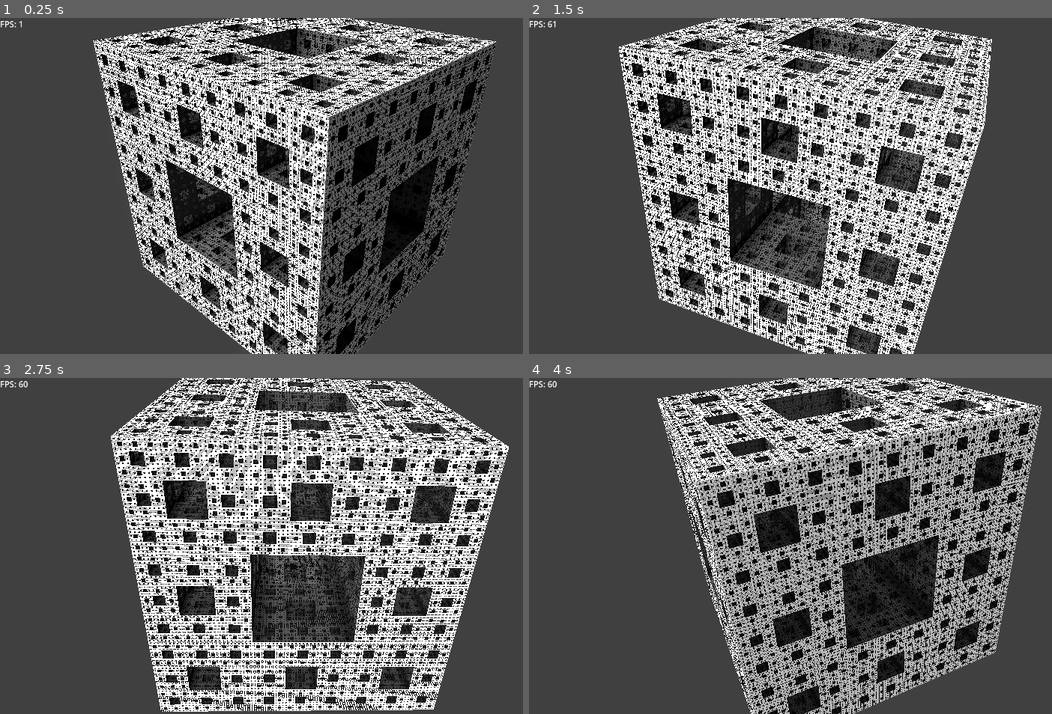
Above: before the commit, frames 1-4 (two rows, left to right).
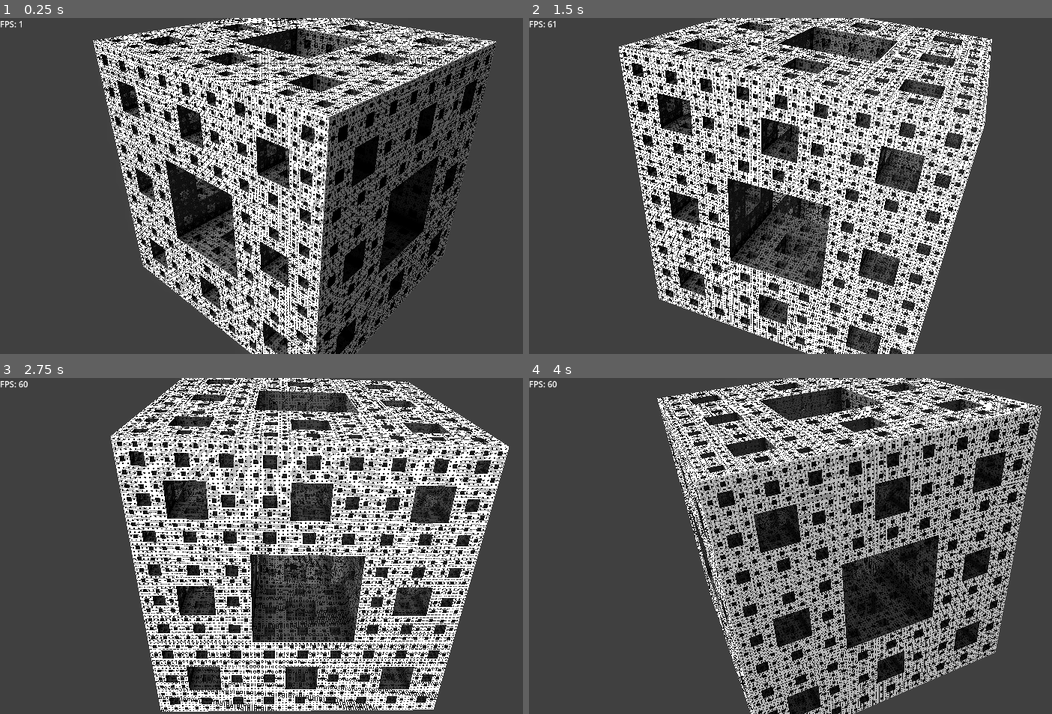
Above: after the commit, the same moments.

Repository: NormallyNormal/Marchless-Menger-Sponge
Game: Godot game, scene res://main.tscn
Two runs of this game, one before a commit and one after it. Both use one fixed random seed, a clock stepped at 60 frames per second and the inputs below.
Inputs:
- Up to frame 1 (0.25 s): no input
- Up to frame 2 (1.5 s): no input
- Up to frame 3 (2.75 s): no input
- Up to frame 4 (4 s): no input

The runs differ from the first frame. In frame 1, less than 0.1% of the frame differs, in the area x 20-91%, y 0-99%; in frame 2, 0.2%; in frame 3, 0.4%, in the area x 22-96%, y 1-95%; in frame 4, 0.1%.

Commit message:
Fixed the FINAL bug where deep interiors had incorrect geometry on large holes

Diff:
--- a/menger_sponge.gdshader
+++ b/menger_sponge.gdshader
@@ -1,5 +1,4 @@
 shader_type spatial;
-render_mode cull_disabled;
 
 uniform int hole_iterations : hint_range(1, 6) = 5;
 uniform int cut_iterations : hint_range(1, 4) = 2;
@@ -76,55 +75,56 @@
 		return vec3(0.0);
 	}
 
+	if (abs(hit.y - 1.0) < eps) {
+		face_id = 4;
+		face_uv = vec2((hit.x + 1.0) / 2.0, (-hit.z) / depth);
+		return vec3(0.0, 1.0, 0.0);
+	}
+
+	if (abs(hit.y + 1.0) < eps) {
+		face_id = 3;
+		face_uv = vec2((hit.x + 1.0) / 2.0, (-hit.z) / depth);
+		return vec3(0.0, -1.0, 0.0);
+	}
+
+	if (abs(hit.x + 1.0) < eps) {
+		face_id = 2;
+		face_uv = vec2((-hit.z) / depth, (hit.y + 1.0) / 2.0);
+		return vec3(1.0, 0.0, 0.0);
+	}
+
 	if (abs(hit.x - 1.0) < eps) {
 		face_id = 1;
 		face_uv = vec2((-hit.z) / depth, (hit.y + 1.0) / 2.0);
 		return vec3(-1.0, 0.0, 0.0);
 	}
 
-	if (abs(hit.x + 1.0) < eps) {
-		face_id = 2;
-		face_uv = vec2((-hit.z) / depth, (hit.y + 1.0) / 2.0);
-		return vec3(1.0, 0.0, 0.0);
-	}
-
-	if (abs(hit.y - 1.0) < eps) {
-		face_id = 4;
-		face_uv = vec2((hit.x + 1.0) / 2.0, (-hit.z) / depth);
-		return vec3(0.0, 1.0, 0.0);
-	}
-
-	if (abs(hit.y + 1.0) < eps) {
-		face_id = 3;
-		face_uv = vec2((hit.x + 1.0) / 2.0, (-hit.z) / depth);
-		return vec3(0.0, -1.0, 0.0);
-	}
-
 	return vec3(0.0, 0.0, 1.0);
 }
 
 float calculate_ao(vec2 face_uv, float z_depth, vec2 hole_uv, int face_id) {
-	float ao = 1.0;
-	float adjacent_edge = 0.0;
-
-	if (face_id == 2 || face_id == 1) {
-		adjacent_edge = min(face_uv.y, 1.0 - face_uv.y);
-		ao *= smoothstep(0.0, 0.25, adjacent_edge);
-	}
-	if (face_id == 3 || face_id == 4) {
-		adjacent_edge = min(face_uv.x, 1.0 - face_uv.x);
-		ao *= smoothstep(0.0, 0.25, adjacent_edge);
-	}
-
-	ao *= mix(1.0, 0.7, z_depth);
-
-	return ao;
+    if (face_uv.x < 0.0 || face_uv.x > 1.0 || face_uv.y < 0.0 || face_uv.y > 1.0) {
+        return 1.0;
+    }
+
+    float ao = 1.0;
+    float adjacent_edge = 0.0;
+
+    if (face_id == 2 || face_id == 1) {
+        adjacent_edge = min(face_uv.y, 1.0 - face_uv.y);
+        ao *= smoothstep(0.0, 0.25, adjacent_edge);
+    }
+    if (face_id == 3 || face_id == 4) {
+        adjacent_edge = min(face_uv.x, 1.0 - face_uv.x);
+        ao *= smoothstep(0.0, 0.25, adjacent_edge);
+    }
+
+    ao *= mix(1.0, 0.7, z_depth);
+
+    return ao;
 }
 
 void fragment() {
-	if (!FRONT_FACING) {
-		discard;
-	}
 	ALBEDO = surface_color;
 	original_normal = NORMAL;
 	vec2 uv = UV;
@@ -208,6 +208,17 @@
 				handedness *= -1.0;
 			}
 
+			if (inner_level <= -2) {
+				if (cur_face_id == 4 || cur_face_id == 3) {
+					inner_local_uv.x = inner_local_uv.x + 1.0/3.0;
+
+				}
+				if (cur_face_id == 1 || cur_face_id == 2) {
+					inner_local_uv.y = inner_local_uv.y + 1.0/3.0;
+
+				}
+			}
+
 			wall_tangent = normalize(wall_tangent);
 			wall_binormal = normalize(wall_binormal);
 
@@ -253,29 +264,9 @@
 	}
 }
 
-//void vertex() {
-	//vec3 world_pos = (MODEL_MATRIX * vec4(VERTEX, 1.0)).xyz;
-	//vec3 world_normal = (MODEL_MATRIX * vec4(NORMAL, 0.0)).xyz;
-	//vec3 view_dir = normalize(world_pos - CAMERA_POSITION_WORLD);
-	//
-	//bool front_facing = dot(view_dir, world_normal) < 0.0;
-	//if (!front_facing) {
-		//VERTEX = VERTEX - NORMAL * 0.33333;
-		//world_pos = (MODEL_MATRIX * vec4(VERTEX, 1.0)).xyz;
-		//view_dir = normalize(world_pos - CAMERA_POSITION_WORLD);
-		//front_facing = dot(view_dir, world_normal) < 0.0;
-		//if (front_facing) {
-			//VERTEX = vec3(0.0);
-		//}
-	//}
-//}
-
 void light() {
 	float NdotL = max(dot(NORMAL, LIGHT), 0.0);
-
 	float surface_NdotL = max(dot(original_normal, LIGHT), 0.0);
-
 	NdotL = min(NdotL, surface_NdotL);
-
 	DIFFUSE_LIGHT += LIGHT_COLOR * ATTENUATION * NdotL;
 }
